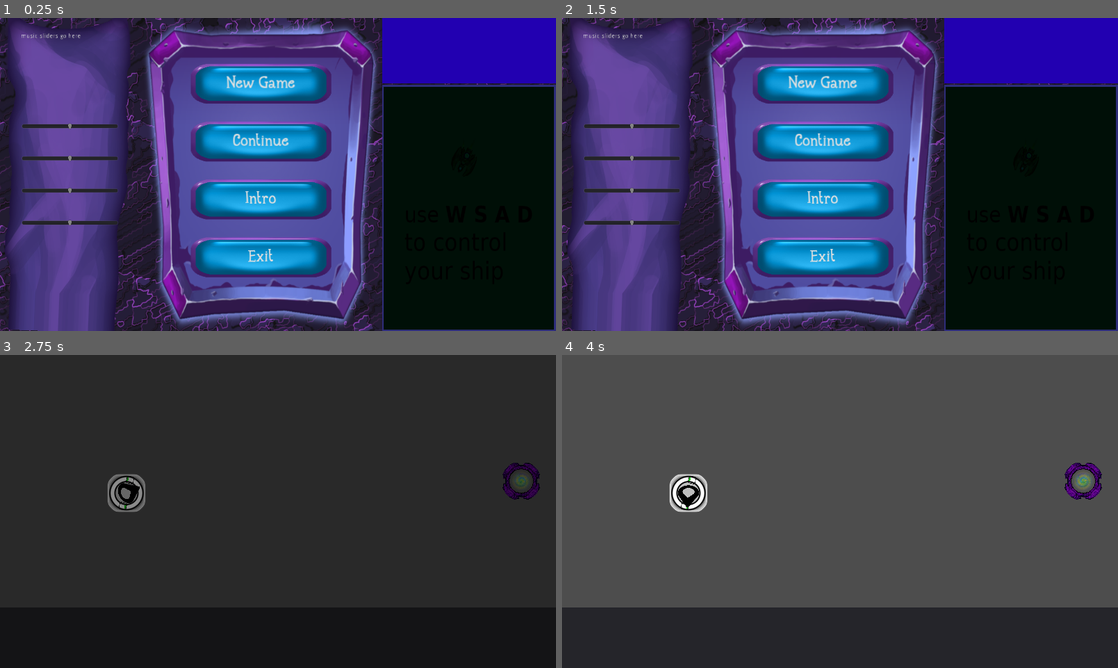
Above: before the commit, frames 1-4 (two rows, left to right).
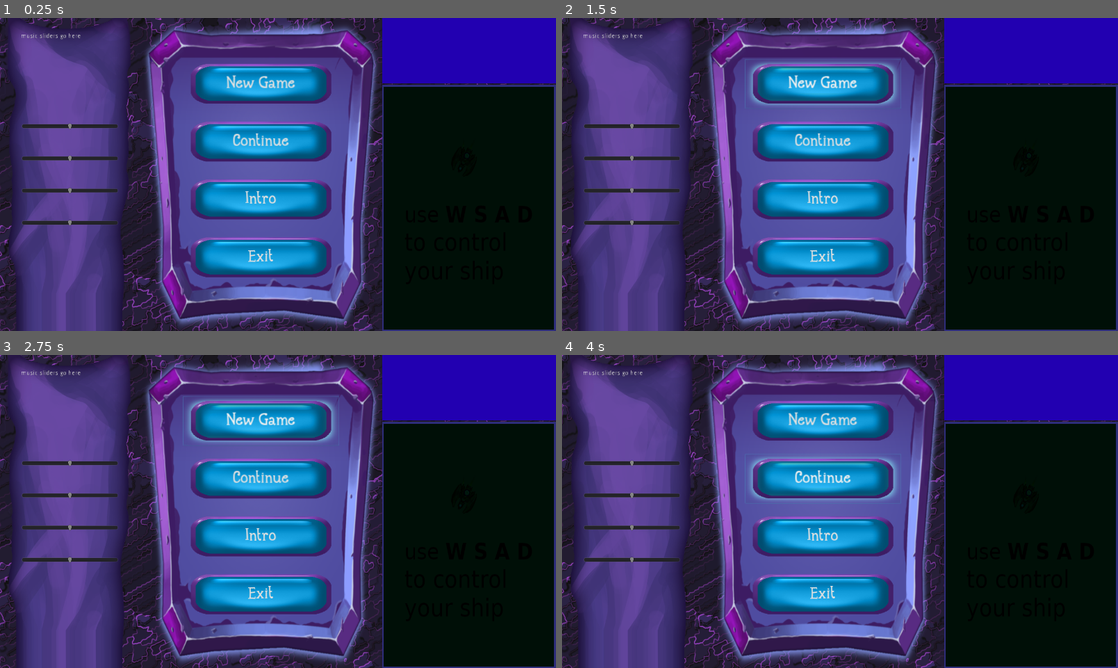
Above: after the commit, the same moments.

Repository: ktosox/Wild_Jam_03_2019
Game: Godot game, scene res://Source/MainMenu/MainMenu.tscn
Same seed, same stepped clock (60 frames per second), same inputs: the game is played once before the commit and once after it.
Inputs (mouse positions are in pixels of both pictures, inside the frame that each line leads up to):
- Up to frame 1 (0.25 s): no input
- Up to frame 2 (1.5 s): click "Intro" at 0.5 s; click (823, 83) at 1.25 s, where only the run after the commit has a clickable "New Game"
- Up to frame 3 (2.75 s): click "New Game" at 2 s
- Up to frame 4 (4 s): click (823, 480) at 2.75 s, where only the run after the commit has a clickable "Continue"; click (823, 480) at 3.5 s, where only the run after the commit has a clickable "Continue"

The runs differ from the first frame. In frame 1, 1.0% of the frame differs, in the area x 0-24%, y 18-100%; in frame 2, 1.4%; in frame 3, 85%; in frame 4, 97%, in the area x 0-100%, y 0-100%.
Error before the commit: Parse Error: Can't preload resource at path: res://Levels/0/GameLayer.tscn (res://Source/Core/GameState.gd:80)
Error after the commit: Attempt to call function 'switchIntro' in base 'null instance' on a null instance. (res://Source/MainMenu/MainMenu.gd:31)

Commit message:
the great move, part 2 of 3

Diff:
--- a/Source/Core/GameManager.gd
+++ b/Source/Core/GameManager.gd
@@ -1,14 +1,23 @@
 extends Node
 
-#changes GameStates
-#tracks game progress, maybe?
-#does not do gameplay stuff
+#What this scene does:
+# changes GameStates and manages switches betweeen intro / game /mainmenu
+# tracks game progress - like current level and level progression
+# manages game options like audio level brightnes etc.
+
+#What is does not do:
+# gameplay stuff - should not talk to any in game objects
+
+#All the scene address should go here:
+var GameState = "res://Source/Core/GameState.tscn"
+var MainMenu = "res://Source/MainMenu/MainMenu.tscn"
+var Intro = "res://Source/Intro/Intro.tscn"
+#--------------------------------------
 
 
 func _ready():
-	loadLevel()
-	# Called when the node is added to the scene for the first time.
-	# Initialization here
+	#always on ready go to intro
+	switchIntro()
 	pass
 
 #func _process(delta):
@@ -16,16 +25,37 @@
 #	# Update game logic here.
 #	pass
 
-func loadLevel():
-	get_tree().change_scene("res://Source/Core/GameState.tscn")
+func loadLevel(selectedLevel = Save.level):
+	#loads the selected level
+
+	get_tree().change_scene(GameState)
 	#Save.Level
+	pass
+
+func updateProgress():
+	#saves current level progress to an external file
+	pass
+
+func switchIntro():
+	#switches the current scene to the intro
+	get_tree().change_scene(Intro)
+	pass
+
+func switchMainMenu():
+	#switches current scene to MainMenu
+	get_tree().change_scene(MainMenu)
 	pass
 
 
 func resetLevel():
-	#
+	#reloads current level
 	pass
 
 func gameOver():
 	#show game over screen
 	pass
+
+
+func endGame():
+	#end games after quit button was presed
+	pass
--- a/Source/Core/GameMenuButton.tscn
+++ b/Source/Core/GameMenuButton.tscn
@@ -1,6 +1,7 @@
 [gd_scene load_steps=2 format=2]
 
-[ext_resource path="res://Resources/Fonts/Game/Game_MenuButtonFont.tres" type="DynamicFont" id=1]
+[ext_resource path="res://Source/Core/Game_MenuButtonFont.tres" type="DynamicFont" id=1]
+
 
 [node name="GameMenuButton" type="Button"]
 margin_left = 61.0
--- a/Source/Core/GameOver.tscn
+++ b/Source/Core/GameOver.tscn
@@ -1,8 +1,9 @@
 [gd_scene load_steps=4 format=2]
 
 [ext_resource path="res://Source/Core/GameOver.gd" type="Script" id=1]
-[ext_resource path="res://Resources/Fonts/Game/Game_GameOverFont.tres" type="DynamicFont" id=2]
+[ext_resource path="res://Source/Core/Game_GameOverFont.tres" type="DynamicFont" id=2]
 [ext_resource path="res://Source/Core/GameMenuButton.tscn" type="PackedScene" id=3]
+
 
 [node name="GameOver" type="Control"]
 pause_mode = 2
--- a/Source/Core/GameState.gd
+++ b/Source/Core/GameState.gd
@@ -6,15 +6,16 @@
 
 var gameMenu = load("res://Source/Core/GameMenu.tscn")
 var gameOver = load("res://Source/Core/GameOver.tscn")
-var playerBase = load("res://Entities/Player/PlayerGhost.tscn")
+var playerBase = load("res://Entities/Player/PlayerGhost.tscn") #the source class for the player class
 var levelLayout #to be set at start
 var player # the player controlled ghost entity
 var currentBase # the current base accepting input and holding player
 
-var listOfBaseButtons = [81,87,69,82,65,83,68,70,90,88,67,86] #used to avoid errors while based is accepting input
+#bellow is very much depriciated
+#var listOfBaseButtons = [81,87,69,82,65,83,68,70,90,88,67,86] #used to avoid errors while based is accepting input
 
 var activeLayer
-var myLevelLayout #this gamestates level layout - depends on level
+var myLevelLayout #this gamestate's level layout - depends on level
 
 var gameMode = 0 # 0 for mosue control / 1 for keyboard control
 
@@ -47,11 +48,13 @@
 				player.followMouse = false
 	else:
 	#base mode stuff
-		if(event.is_class("InputEventKey") and event.is_pressed()):
-			if(listOfBaseButtons.has(event.get_scancode())):
-				currentBase.processInput(event)
-			else:
-				print("button was wrong")
+		pass
+		#to be impleneted
+#		if(event.is_class("InputEventKey") and event.is_pressed()):
+#			if(listOfBaseButtons.has(event.get_scancode())):
+#				currentBase.processInput(event)
+#			else:
+#				print("button was wrong")
 
 
 func switchGameMode():
@@ -77,21 +80,21 @@
 func setLayout():
 	match(Save.Level):
 		0:
-			levelLayout = preload("res://Levels/0/GameLayer.tscn")
+			levelLayout = preload("res://Levels/0/LevelLayout.tscn")
 		1:
-			levelLayout = preload("res://Levels/1/GameLayer.tscn")
+			levelLayout = preload("res://Levels/1/LevelLayout.tscn")
 		2:
-			levelLayout = preload("res://Levels/2/GameLayer.tscn")
+			levelLayout = preload("res://Levels/2/LevelLayout.tscn")
 		_:
-			print("the current level is ",Save.Level," so fuck you, LOL")
-			levelLayout = preload("res://Levels/0/GameLayer.tscn")
+			print("the current level is ",Save.Level," and I dont know what to do about it, so fuck you - Im loading the tutorial, LOL")
+			levelLayout = preload("res://Levels/0/LevelLayout.tscn")
 
-func processBaseOutput(command):
-	print ("command from base recieved: ", command)
-	if(command == 6):
-		stopPosses()
-	# called by base to process stuff caused by button press
-	pass
+#func processBaseOutput(command):
+#	print ("command from base recieved: ", command)
+#	if(command == 6):
+#		stopPosses()
+#	# called by base to process stuff caused by button press
+#	pass
 
 
 func switchActiveLayer(newLayer):
@@ -127,6 +130,14 @@
 	get_tree().paused = true
 	pass
 
+func startState():
+	#load stuff like LL
+
+	pass
+
+func endState():
+	pass
+
 func _on_FadeInTimer_timeout():
 	#triggered once screen stops fading in,
 	#stuff that starts after screen stops fading in goes here
--- a/Source/Core/GameState.tscn
+++ b/Source/Core/GameState.tscn
@@ -1,20 +1,13 @@
-[gd_scene load_steps=6 format=2]
+[gd_scene load_steps=4 format=2]
 
 [ext_resource path="res://Source/Core/GameState.gd" type="Script" id=1]
 [ext_resource path="res://Source/Core/ScreenEdge.tscn" type="PackedScene" id=2]
-[ext_resource path="res://Entities/GenericBase.tscn" type="PackedScene" id=3]
-[ext_resource path="res://Entities/Portals/ExitPortal.tscn" type="PackedScene" id=4]
-[ext_resource path="res://Source/Interface/Overlay.tscn" type="PackedScene" id=5]
+[ext_resource path="res://Source/Interface/Overlay.tscn" type="PackedScene" id=3]
 
 [node name="GameState" type="Node"]
 script = ExtResource( 1 )
 
 [node name="ScreenEdge" parent="." instance=ExtResource( 2 )]
-
-[node name="GenericBase" parent="." instance=ExtResource( 3 )]
-position = Vector2( 291.153, 317.621 )
-
-[node name="ExitPortal" parent="." instance=ExtResource( 4 )]
 
 [node name="FadeOutTimer" type="Timer" parent="."]
 wait_time = 3.0
--- a/Source/Intro/Intro.gd
+++ b/Source/Intro/Intro.gd
@@ -1,8 +1,6 @@
 extends Node
 
-# class member variables go here, for example:
-# var a = 2
-# var b = "textvar"
+var parentGameManager = self.get_owner()
 
 func _ready():
 	# Called when the node is added to the scene for the first time.
@@ -12,7 +10,7 @@
 
 func _input(event):
 	if(event.is_pressed()):
-		get_tree().change_scene("res://Source/MainMenu/MainMenu.tscn")
+		parentGameManager.switchMainMenu()
 
 #func _process(delta):
 
--- /dev/null
+++ b/Source/LevelSelection/LevelSelection.tscn
@@ -0,0 +1,5 @@
+[gd_scene format=2]
+
+[node name="LevelSelection" type="Control"]
+anchor_right = 1.0
+anchor_bottom = 1.0
--- /dev/null
+++ b/Source/LevelSelection/LevelSelectionButton.tscn
@@ -0,0 +1,11 @@
+[gd_scene load_steps=2 format=2]
+
+[ext_resource path="res://Source/LevelSelection/LevelSelectionButtonFont.tres" type="DynamicFont" id=1]
+
+[node name="LevelSelectionButton" type="Button"]
+anchor_right = 1.0
+anchor_bottom = 1.0
+margin_right = -1080.0
+margin_bottom = -640.0
+custom_fonts/font = ExtResource( 1 )
+text = "Placeholder Text"
--- /dev/null
+++ b/Source/LevelSelection/LevelSelectionButtonFont.tres
@@ -0,0 +1,8 @@
+[gd_resource type="DynamicFont" load_steps=2 format=2]
+
+[ext_resource path="res://Resources/Fonts/maharani/Maharani.otf" type="DynamicFontData" id=1]
+
+[resource]
+size = 36
+use_filter = true
+font_data = ExtResource( 1 )
--- a/Source/MainMenu/MainMenu.gd
+++ b/Source/MainMenu/MainMenu.gd
@@ -1,9 +1,6 @@
 extends Control
 
-# class member variables go here, for example:
-# var a = 2
-# var b = "textvar"
-#var tutorailState = 0
+var parentGameManager = self.get_owner()
 
 func _ready():
 	# Called when the node is added to the scene for the first time.
@@ -22,20 +19,20 @@
 
 
 func _on_Button_Exit_pressed():
-	get_tree().quit()
+	parentGameManager.endGame()
 
 
 func _on_Button_NewGame_pressed():
 	Save.Level = 0
-	get_tree().change_scene("res://Source/Core/GameState.tscn")
+	parentGameManager.loadLevel()
 
 
 func _on_Button_Intro_pressed():
-	get_tree().change_scene("res://Source/Intro/Intro.tscn")
+	parentGameManager.switchIntro()
 
 
 func _on_Button_Continue_pressed():
-	get_tree().change_scene("res://Source/Core/GameState.tscn")
+	parentGameManager.loadLevel()
 
 #this block of code tkae care of tutorail cycling - quoted for menu node re arrengment
 #func _on_TutorialTimeout_timeout():
--- a/Source/MainMenu/MainMenu.tscn
+++ b/Source/MainMenu/MainMenu.tscn
@@ -1,43 +1,15 @@
-[gd_scene load_steps=11 format=2]
+[gd_scene load_steps=10 format=2]
 
 [ext_resource path="res://Source/MainMenu/MainMenu.gd" type="Script" id=1]
 [ext_resource path="res://Resources/Artwork/Interface/menu_background.png" type="Texture" id=2]
 [ext_resource path="res://Resources/Artwork/Interface/flag_01_03.png" type="Texture" id=3]
 [ext_resource path="res://Resources/Artwork/Interface/main_menu_back.png" type="Texture" id=4]
 [ext_resource path="res://Source/MainMenu/MenuButton.tscn" type="PackedScene" id=5]
-[ext_resource path="res://Resources/Fonts/Menu/Menu_TitleFont.tres" type="DynamicFont" id=6]
+[ext_resource path="res://Source/MainMenu/Menu_TitleFont.tres" type="DynamicFont" id=6]
 [ext_resource path="res://Resources/Tutorial0.png" type="Texture" id=7]
 [ext_resource path="res://Resources/Tutorial1.png" type="Texture" id=8]
 [ext_resource path="res://Resources/Tutorial2.png" type="Texture" id=9]
 
-[sub_resource type="Animation" id=1]
-resource_name = "waggle"
-length = 16.0
-loop = true
-tracks/0/type = "value"
-tracks/0/path = NodePath("Top/Bottom:position")
-tracks/0/interp = 1
-tracks/0/loop_wrap = true
-tracks/0/imported = false
-tracks/0/enabled = true
-tracks/0/keys = {
-"times": PoolRealArray( 0, 2, 4.3, 8, 11, 13, 16 ),
-"transitions": PoolRealArray( 1, 0.233258, 8, 1, 0.517632, 3.73213, 1 ),
-"update": 0,
-"values": [ Vector2( 1.57263, 377.227 ), Vector2( -37.091, 375.795 ), Vector2( -16.3272, 378.898 ), Vector2( 1.57263, 377.227 ), Vector2( 90.9274, 375.236 ), Vector2( 92.1458, 373.566 ), Vector2( 1.57263, 377.227 ) ]
-}
-tracks/1/type = "value"
-tracks/1/path = NodePath("Top/Bottom:rotation_degrees")
-tracks/1/interp = 1
-tracks/1/loop_wrap = true
-tracks/1/imported = false
-tracks/1/enabled = true
-tracks/1/keys = {
-"times": PoolRealArray( 0, 2, 6.2, 8, 11.1, 13, 16 ),
-"transitions": PoolRealArray( 1, 0.267944, 0.68302, 1, 1, 2.2974, 1 ),
-"update": 0,
-"values": [ 0.0, 20.0, 2.0, 0.0, -5.4386, -10.0, 0.0 ]
-}
 
 [node name="MainMenu" type="Control"]
 pause_mode = 2
@@ -65,25 +37,6 @@
 __meta__ = {
 "_edit_ik_": true
 }
-
-[node name="Skeleton2D" type="Skeleton2D" parent="HBoxContainer/ColorRect"]
-
-[node name="Top" type="Bone2D" parent="HBoxContainer/ColorRect/Skeleton2D"]
-position = Vector2( 151.003, 25.8474 )
-rest = Transform2D( 1, 0, 0, 1, 151.003, 25.8474 )
-
-[node name="Bottom" type="Bone2D" parent="HBoxContainer/ColorRect/Skeleton2D/Top"]
-position = Vector2( 49.2968, 375.298 )
-rotation = -0.0644347
-rest = Transform2D( 1, 0, 0, 1, 1.57263, 377.227 )
-
-[node name="Tip" type="Bone2D" parent="HBoxContainer/ColorRect/Skeleton2D/Top/Bottom"]
-position = Vector2( 6.80194, 378.188 )
-rest = Transform2D( 1, 0, 0, 1, 6.80194, 378.188 )
-
-[node name="AnimationPlayer" type="AnimationPlayer" parent="HBoxContainer/ColorRect/Skeleton2D"]
-autoplay = "waggle"
-anims/waggle = SubResource( 1 )
 
 [node name="Polygon2D" type="Polygon2D" parent="HBoxContainer/ColorRect"]
 position = Vector2( 7.75635, 5.54022 )
--- a/Source/MainMenu/MenuButton.tscn
+++ b/Source/MainMenu/MenuButton.tscn
@@ -3,7 +3,8 @@
 [ext_resource path="res://Resources/Artwork/Interface/menu_button_hover.png" type="Texture" id=1]
 [ext_resource path="res://Resources/Artwork/Interface/menu_button_pressed.png" type="Texture" id=2]
 [ext_resource path="res://Resources/Artwork/Interface/menu_button_normal.png" type="Texture" id=3]
-[ext_resource path="res://Resources/Fonts/Menu/Menu_ButtonFont.tres" type="DynamicFont" id=4]
+[ext_resource path="res://Source/MainMenu/Menu_ButtonFont.tres" type="DynamicFont" id=4]
+
 
 [sub_resource type="StyleBoxTexture" id=1]
 texture = ExtResource( 1 )
Not shown: 1 places in Source/Core/GameState.tscn that only renumber resources
Renamed: Resources/Fonts/Game/Game_GameOverFont.tres -> Source/Core/Game_GameOverFont.tres
Renamed: Resources/Fonts/Game/Game_InterfaceFont.tres -> Source/Core/Game_InterfaceFont.tres
Renamed: Resources/Fonts/Game/Game_InterfaceLifeFont.tres -> Source/Core/Game_InterfaceLifeFont.tres
Renamed: Resources/Fonts/Game/Game_MenuButtonFont.tres -> Source/Core/Game_MenuButtonFont.tres
Renamed: Resources/Fonts/Menu/Menu_ButtonFont.tres -> Source/MainMenu/Menu_ButtonFont.tres
Renamed: Resources/Fonts/Menu/Menu_TitleFont.tres -> Source/MainMenu/Menu_TitleFont.tres
